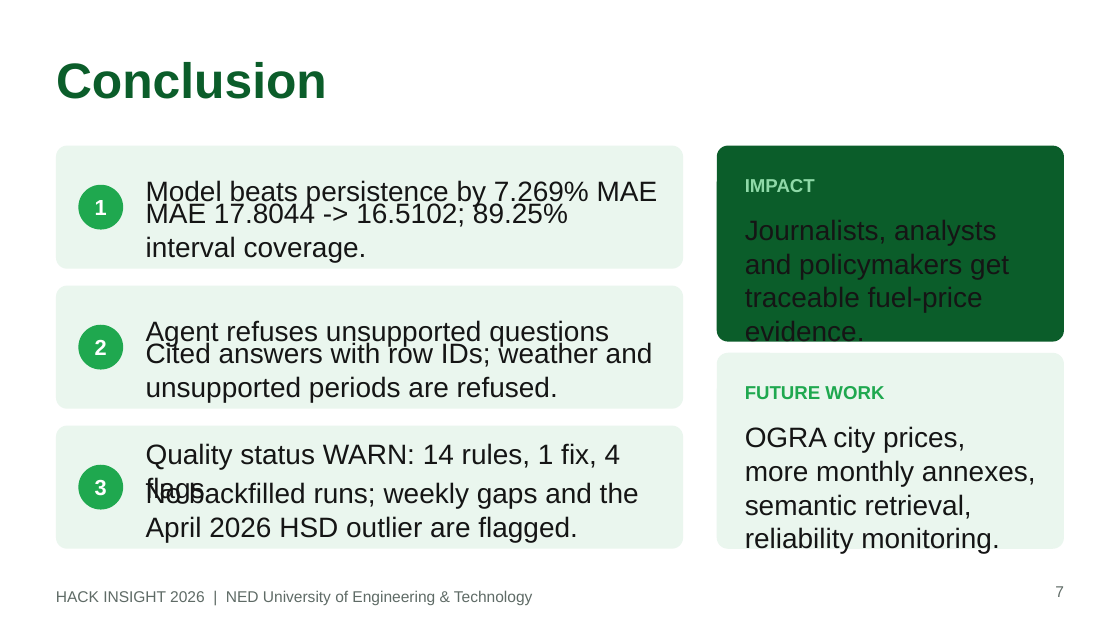
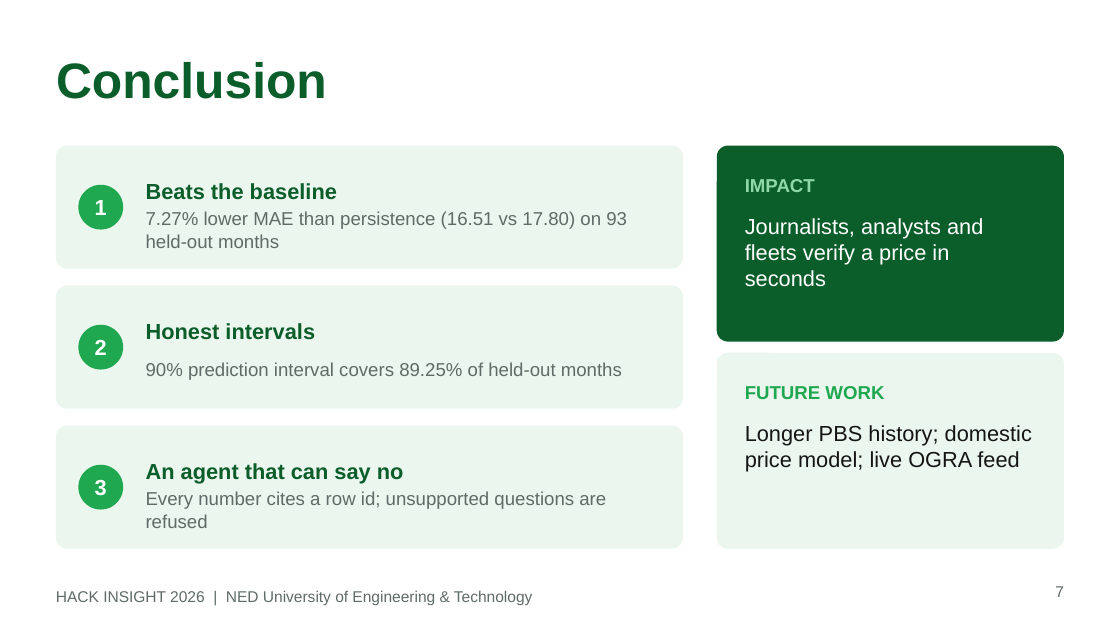
Before and after one commit to DanyalAbbas/TailDaam, a slide deck: slide 7 of TailDaam_Submission.pptx. Drawn at 1120x630 pixels with LibreOffice and Linux fonts; fonts in the diff are those of the drawing. Boxes give left, top, right and bottom in pixels: in the first picture for what was removed or moved away, otherwise in the second. Text is boxed around its words. In the diff, an @@ line names an element or a change of style, - is before the commit and + after.

Commit message:
Fix current-price recency and sync final submission deck

```diff
--- a/TailDaam_Submission.pptx
+++ b/TailDaam_Submission.pptx
@@ text at <box>146,183,337,200</box>: text changed; size 18 to 14 pt; text colour #151515 to #0B5D2A; bold on @@
-Model beats persistence by 7.269% MAE
+Beats the baseline
@@ text at <box>146,211,627,248</box>: text changed; size 18 to 12 pt; text colour #151515 to #5F6B66 @@
-MAE 17.8044 -> 16.5102; 89.25% interval coverage.
+7.27% lower MAE than persistence (16.51 vs 17.80) on 93 held-out months
@@ text at <box>745,218,983,287</box>: text changed; size 18 to 14 pt; text colour #151515 to #FFFFFF @@
-Journalists, analysts and policymakers get traceable fuel-price evidence.
+Journalists, analysts and fleets verify a price in seconds
@@ text at <box>146,323,315,340</box>: text changed; size 18 to 14 pt; text colour #151515 to #0B5D2A; bold on @@
-Agent refuses unsupported questions
+Honest intervals
@@ text at <box>146,362,622,380</box>: text changed; size 18 to 12 pt; text colour #151515 to #5F6B66 @@
-Cited answers with row IDs; weather and unsupported periods are refused.
+90% prediction interval covers 89.25% of held-out months
@@ text at <box>745,425,1032,472</box>: text changed; size 18 to 14 pt @@
-OGRA city prices, more monthly annexes, semantic retrieval, reliability monitoring.
+Longer PBS history; domestic price model; live OGRA feed
@@ text at <box>146,463,404,483</box>: text changed; size 18 to 14 pt; text colour #151515 to #0B5D2A; bold on @@
-Quality status WARN: 14 rules, 1 fix, 4 flags
+An agent that can say no
@@ text at <box>146,491,606,528</box>: text changed; size 18 to 12 pt; text colour #151515 to #5F6B66 @@
-No backfilled runs; weekly gaps and the April 2026 HSD outlier are flagged.
+Every number cites a row id; unsupported questions are refused
```
Also in this commit, not shown: 6 other slides changed, 1 slide added, 1 slide removed, 1 other file.
